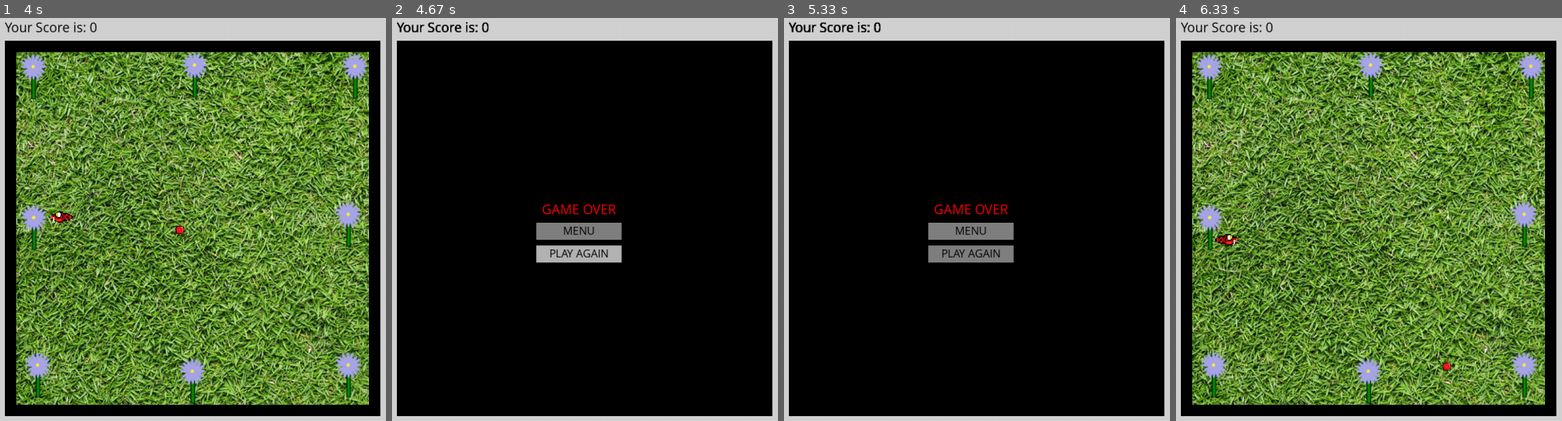
Above: before the commit, frames 1-4 (left to right).
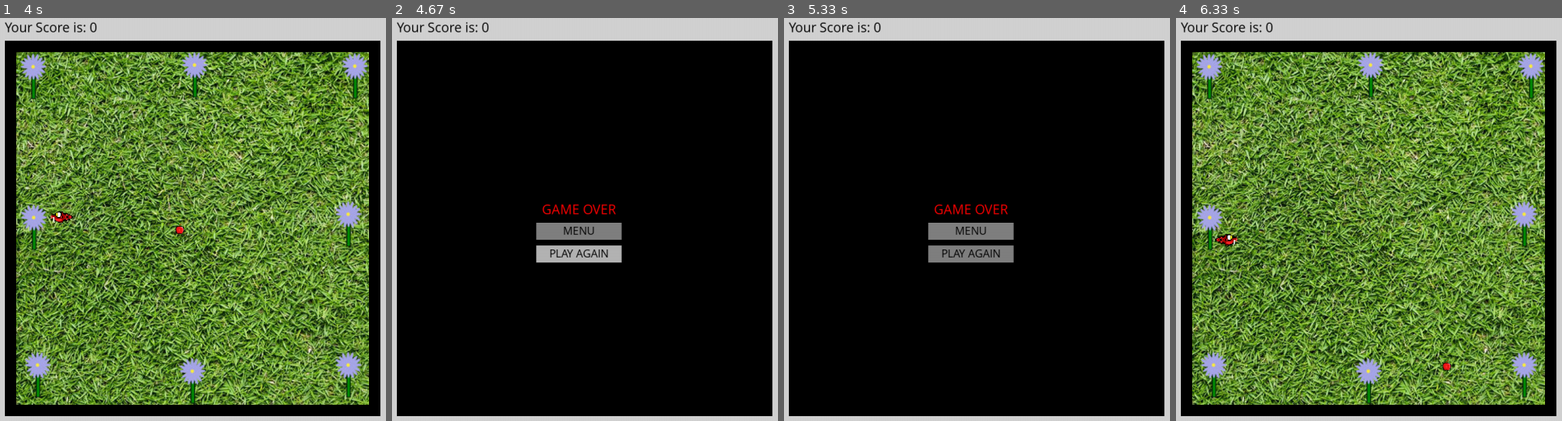
Above: after the commit, the same moments.

Repository: Deuzmo/SnakePythonGame
Game: pygame game, started from driver.py
Same seed, same stepped clock (60 frames per second), same inputs: the game is played once before the commit and once after it.
Inputs (mouse positions are in pixels of both pictures, inside the frame that each line leads up to):
- Up to frame 1 (4 s): click "HIGH SCORES" at 0.42 s; click "PLAY" at 0.95 s; hold Right 1.2-1.67 s; move the mouse to (outside the picture) at 1.23 s; hold Up 1.7-2.17 s; hold Right 2.2-2.67 s; hold Left 2.7-3.23 s; hold Down 3.27-3.57 s; hold Left from 3.6 s (still down)
- Up to frame 2 (4.67 s): release Left at 4 s; click "PLAY AGAIN" at 4.15 s
- Up to frame 3 (5.33 s): click (outside the picture) at 4.92 s
- Up to frame 4 (6.33 s): click "PLAY AGAIN" at 5.95 s

Frame 1 is identical in both runs. In frame 2, 0.2% of the frame differs, in the area x 1-25%, y 1-4%; in frame 3, 0.2%, in the area x 1-26%, y 1-4%; in frame 4, nothing differs.

Commit message:
minor bugfix, added scores.txt to gitignore

Diff:
--- a/board.py
+++ b/board.py
@@ -227,7 +227,6 @@
         draw_snake(snake_obj, food_obj)
     elif (state is Game_state.GAMEOVER_SCREEN):
         game_over()
-        draw_score(score_obj)
     elif (state is Game_state.HIGHSCORE_SCREEN):
         #  Do stuff related to highscore
         return
Not shown, changed: .gitignore
